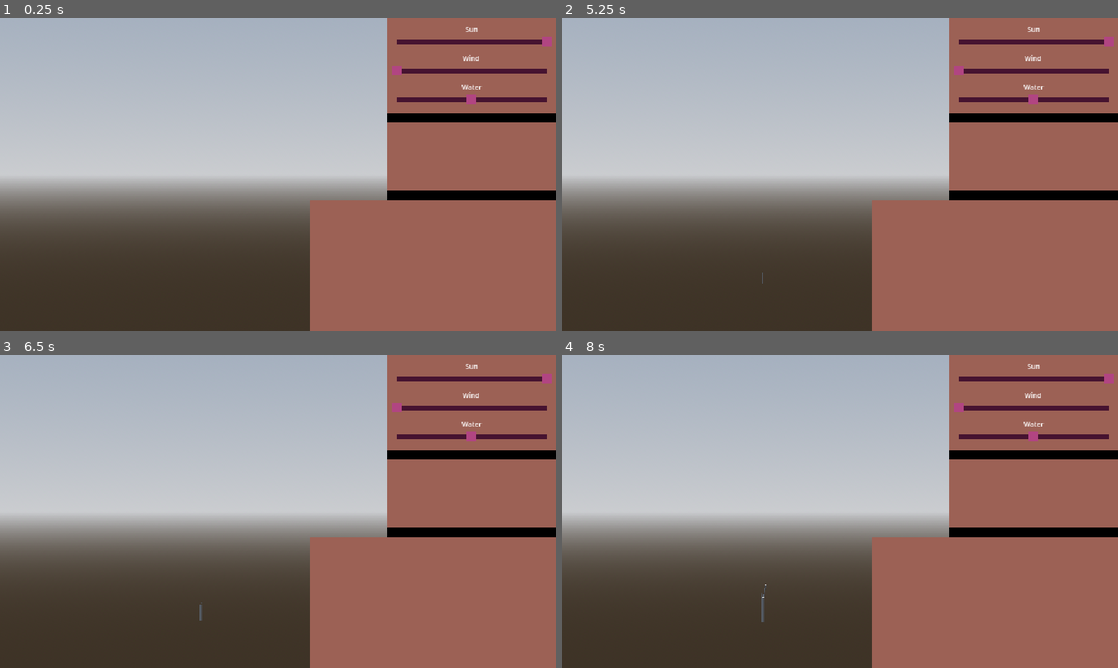
Above: before the commit, frames 1-4 (two rows, left to right).
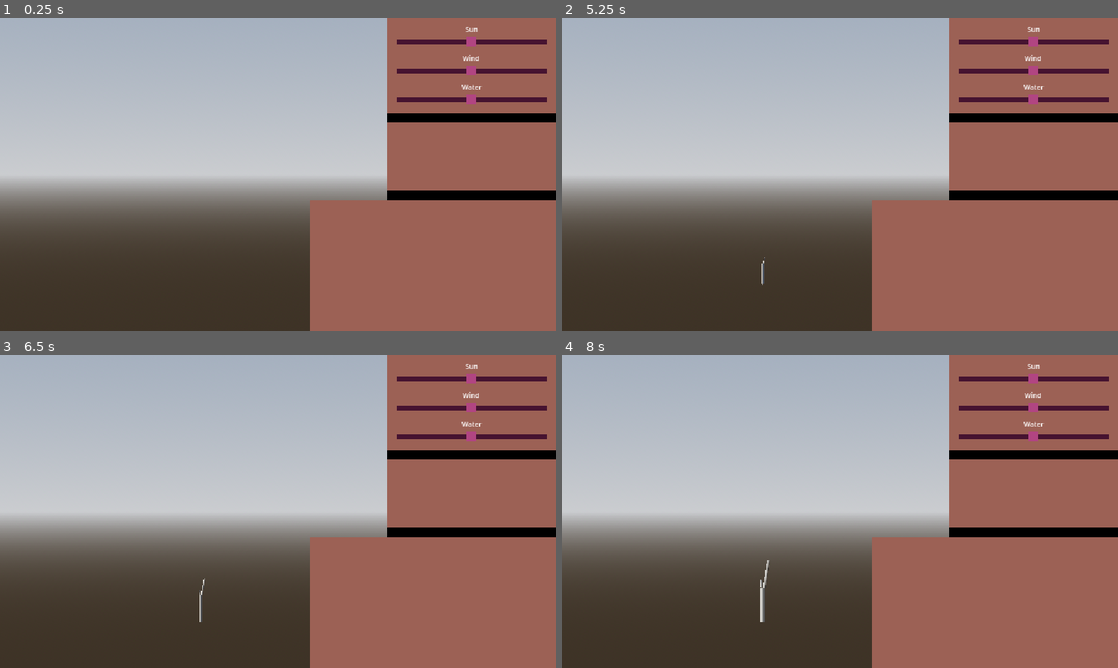
Above: after the commit, the same moments.

Repository: JeppeLindberg/comfy-jam-autumn-2025
Game: Godot game, scene res://scenes/main.tscn
The game is run twice, just before and just after one commit, with the same random seed, the same clock (stepped at 60 frames per second) and the same inputs.
Inputs (mouse positions are in pixels of both pictures, inside the frame that each line leads up to):
- Up to frame 1 (0.25 s): no input
- Up to frame 2 (5.25 s): tap Enter at 0.5, 2, 3.5 s; move the mouse to (1034, 155) at 0.52 s; tap Space at 1.25, 2.75, 4.25 s; move the mouse to (728, 190) at 1.27 s; move the mouse to (895, 105) at 2.02 s; move the mouse to (812, 237) at 2.77 s; move the mouse to (1006, 221) at 3.52 s; move the mouse to (673, 127) at 4.27 s; move the mouse to (867, 174) at 5.02 s
- Up to frame 3 (6.5 s): move the mouse to (194, 433) at 5.77 s
- Up to frame 4 (8 s): move the mouse to (962, 495) at 6.52 s; move the mouse to (728, 527) at 7.27 s

The runs differ from the first frame. In frame 1, 0.2% of the frame differs, in the area x 70-100%, y 6-19%; in frame 2, 0.2%; in frame 3, 0.3%; in frame 4, 0.4%, in the area x 35-100%, y 6-86%.

Commit message:
progress

Diff:
--- a/scenes/main.tscn
+++ b/scenes/main.tscn
@@ -1,12 +1,14 @@
-[gd_scene load_steps=29 format=3 uid="uid://bb7m2rw06emdx"]
+[gd_scene load_steps=38 format=3 uid="uid://bb7m2rw06emdx"]
 
 [ext_resource type="Script" uid="uid://ck78o8i26mlcw" path="res://scripts/tree.gd" id="1_0wfyh"]
 [ext_resource type="Script" uid="uid://ewvq7sqp0mes" path="res://scripts/main.gd" id="1_muem4"]
 [ext_resource type="PackedScene" uid="uid://c4n2e14jc44lm" path="res://prefabs/stump_3.tscn" id="1_o5qli"]
 [ext_resource type="Script" uid="uid://bwk04q8vx3wfd" path="res://scripts/parameters.gd" id="2_dp3eg"]
 [ext_resource type="PackedScene" uid="uid://djo8u7v67c470" path="res://prefabs/stump_1.tscn" id="2_jkv2x"]
+[ext_resource type="Script" uid="uid://cpt3ruiu37ofl" path="res://scripts/daytime_rotator.gd" id="2_y6deb"]
 [ext_resource type="Script" uid="uid://bdy2ugigvwukk" path="res://scripts/stats.gd" id="3_gqmmt"]
 [ext_resource type="PackedScene" uid="uid://cka13oun4dy67" path="res://prefabs/stump_2.tscn" id="3_jbj1t"]
+[ext_resource type="Script" uid="uid://d06mxg3ioqxoq" path="res://scripts/daytime_animation.gd" id="3_og1vs"]
 [ext_resource type="Script" uid="uid://ctjvw4xo7s8ui" path="res://scripts/cards.gd" id="4_yc10j"]
 [ext_resource type="PackedScene" uid="uid://bnt3ngxfcndaw" path="res://prefabs/branch_1.tscn" id="5_muem4"]
 [ext_resource type="PackedScene" uid="uid://coh2ohqj4pdbt" path="res://prefabs/branch_2.tscn" id="6_dp3eg"]
@@ -36,6 +38,111 @@
 sky = SubResource("Sky_muem4")
 tonemap_mode = 2
 
+[sub_resource type="Animation" id="Animation_vxglm"]
+length = 0.001
+tracks/0/type = "value"
+tracks/0/imported = false
+tracks/0/enabled = true
+tracks/0/path = NodePath(".:light_energy")
+tracks/0/interp = 1
+tracks/0/loop_wrap = true
+tracks/0/keys = {
+"times": PackedFloat32Array(0),
+"transitions": PackedFloat32Array(1),
+"update": 0,
+"values": [1.00021]
+}
+tracks/1/type = "value"
+tracks/1/imported = false
+tracks/1/enabled = true
+tracks/1/path = NodePath(".:light_color")
+tracks/1/interp = 1
+tracks/1/loop_wrap = true
+tracks/1/keys = {
+"times": PackedFloat32Array(0),
+"transitions": PackedFloat32Array(1),
+"update": 0,
+"values": [Color(0.886725, 0.843523, 0.758978, 1)]
+}
+
+[sub_resource type="Animation" id="Animation_2wyq8"]
+resource_name = "normal"
+length = 24.0
+loop_mode = 1
+tracks/0/type = "value"
+tracks/0/imported = false
+tracks/0/enabled = true
+tracks/0/path = NodePath(".:light_energy")
+tracks/0/interp = 1
+tracks/0/loop_wrap = true
+tracks/0/keys = {
+"times": PackedFloat32Array(0, 1.8, 9.4, 13.0667, 19.4333),
+"transitions": PackedFloat32Array(-2, -2, -2, -2, -2),
+"update": 0,
+"values": [0.1, 0.1, 1.00021, 1.0, 0.7]
+}
+tracks/1/type = "value"
+tracks/1/imported = false
+tracks/1/enabled = true
+tracks/1/path = NodePath(".:light_color")
+tracks/1/interp = 1
+tracks/1/loop_wrap = true
+tracks/1/keys = {
+"times": PackedFloat32Array(2.09112, 12.9489, 18.3667, 20.4, 23.686),
+"transitions": PackedFloat32Array(-2, -2, -2, -2, -2),
+"update": 0,
+"values": [Color(0.948229, 0.844186, 0.697489, 1), Color(0.886725, 0.843523, 0.758978, 1), Color(0.965103, 0.62643, 0.692171, 1), Color(0.955875, 0.289043, 0.42064, 1), Color(0.0163219, 0.276853, 0.484978, 1)]
+}
+
+[sub_resource type="AnimationLibrary" id="AnimationLibrary_vxglm"]
+_data = {
+&"RESET": SubResource("Animation_vxglm"),
+&"normal": SubResource("Animation_2wyq8")
+}
+
+[sub_resource type="Animation" id="Animation_og1vs"]
+length = 0.001
+tracks/0/type = "value"
+tracks/0/imported = false
+tracks/0/enabled = true
+tracks/0/path = NodePath(".:light_energy")
+tracks/0/interp = 1
+tracks/0/loop_wrap = true
+tracks/0/keys = {
+"times": PackedFloat32Array(0),
+"transitions": PackedFloat32Array(1),
+"update": 0,
+"values": [1.0]
+}
+
+[sub_resource type="Animation" id="Animation_y6deb"]
+resource_name = "normal"
+length = 24.0
+loop_mode = 1
+tracks/0/type = "value"
+tracks/0/imported = false
+tracks/0/enabled = true
+tracks/0/path = NodePath(".:light_energy")
+tracks/0/interp = 2
+tracks/0/loop_wrap = true
+tracks/0/keys = {
+"times": PackedFloat32Array(0.0999999, 8.03333, 16.0333, 23),
+"transitions": PackedFloat32Array(-2, -2, -2, -2),
+"update": 0,
+"values": [1.0, 0.0, -0.388448, 1.0]
+}
+
+[sub_resource type="AnimationLibrary" id="AnimationLibrary_og1vs"]
+_data = {
+&"RESET": SubResource("Animation_og1vs"),
+&"normal": SubResource("Animation_y6deb")
+}
+
+[sub_resource type="Curve" id="Curve_y6deb"]
+_limits = [0.0, 1.0, 0.0, 24.0]
+_data = [Vector2(0, 0.11236), 0.0, 0.0, 0, 0, Vector2(2.7541, 0.191011), 0.0524851, 0.0524851, 0, 0, Vector2(5.80328, 0.573034), 0.21089, 0.21089, 0, 0, Vector2(12, 1), 0.0, 0.0, 0, 0, Vector2(18.1967, 0.662921), -0.185627, -0.185627, 0, 0, Vector2(21.0492, 0.191011), -0.0428371, -0.0428371, 0, 0, Vector2(24, 0.11236), 0.0, 0.0, 0, 0]
+point_count = 7
+
 [sub_resource type="Curve" id="Curve_jkv2x"]
 _data = [Vector2(0, 0), 0.0, 1.4, 0, 0, Vector2(0.292553, 0.651685), 1.1522, 1.1522, 0, 0, Vector2(1, 1), 0.0, 0.0, 0, 0]
 point_count = 3
@@ -45,13 +152,40 @@
 
 [node name="main" type="Node3D"]
 script = ExtResource("1_muem4")
+seconds_per_day = 24.0
+hours = null
 
 [node name="WorldEnvironment" type="WorldEnvironment" parent="."]
 environment = SubResource("Environment_dp3eg")
 
-[node name="DirectionalLight3D" type="DirectionalLight3D" parent="."]
-transform = Transform3D(-0.866023, -0.433016, 0.250001, 0, 0.499998, 0.866027, -0.500003, 0.749999, -0.43301, 0, 0, 0)
+[node name="pivot" type="Node3D" parent="."]
+transform = Transform3D(0.729721, 0.683745, 0, -0.683745, 0.729721, 0, 0, 0, 1, 0, 0, 0)
+
+[node name="directional_light" type="Node3D" parent="pivot"]
+script = ExtResource("2_y6deb")
+
+[node name="sun" type="DirectionalLight3D" parent="pivot/directional_light"]
+transform = Transform3D(-0.272417, 0.210577, -0.938854, -0.960497, -0.117186, 0.252413, -0.0568678, 0.970528, 0.234182, 0, 0, 0)
+light_color = Color(0.886725, 0.843523, 0.758978, 1)
+light_energy = 1.00021
 shadow_enabled = true
+
+[node name="sun" type="AnimationPlayer" parent="pivot/directional_light/sun"]
+libraries = {
+&"": SubResource("AnimationLibrary_vxglm")
+}
+script = ExtResource("3_og1vs")
+
+[node name="moon" type="DirectionalLight3D" parent="pivot/directional_light"]
+transform = Transform3D(-0.225234, 0.2827, 0.932389, -0.439117, 0.824819, -0.356161, -0.869739, -0.489647, -0.0616391, 0, 0, 0)
+light_color = Color(0.0925025, 0.238244, 0.378248, 1)
+shadow_enabled = true
+
+[node name="animation" type="AnimationPlayer" parent="pivot/directional_light/moon"]
+libraries = {
+&"": SubResource("AnimationLibrary_og1vs")
+}
+script = ExtResource("3_og1vs")
 
 [node name="camera" type="Camera3D" parent="."]
 transform = Transform3D(0.996195, 0, -0.0871557, 0, 1, 0, 0.0871557, 0, 0.996195, 0, 5.46399, 44.5492)
@@ -59,11 +193,10 @@
 
 [node name="parameters" type="Node3D" parent="." node_paths=PackedStringArray("sun_ui_parameter", "wind_ui_parameter", "water_ui_parameter")]
 script = ExtResource("2_dp3eg")
-sun = 1.0
-wind = -1.0
 sun_ui_parameter = NodePath("../ui/panel/container/parameter_panel/parameter_container/parameter_sun")
 wind_ui_parameter = NodePath("../ui/panel/container/parameter_panel/parameter_container/parameter_wind")
 water_ui_parameter = NodePath("../ui/panel/container/parameter_panel/parameter_container/parameter_water")
+sun_amount_day_curve = SubResource("Curve_y6deb")
 
 [node name="stats" type="Node3D" parent="." node_paths=PackedStringArray("stats_text")]
 script = ExtResource("3_gqmmt")
--- a/scripts/cards.gd
+++ b/scripts/cards.gd
@@ -4,11 +4,15 @@
 
 @export var cards: Array[PackedScene]
 
+@onready var main = get_node('/root/main')
+
 
 
 func clear_cards():
 	for card in cards_container.get_children():
 		card.queue_free()
+
+	main.time_dialation = 1.0
 
 func cards_available():
 	if len(cards_container.get_children()) > 0:
@@ -24,3 +28,5 @@
 	cards_container.add_child(new_card_1)
 	var new_card_2 = possible_new_cards.pop_front().instantiate()
 	cards_container.add_child(new_card_2)
+
+	main.time_dialation = 0.0
--- /dev/null
+++ b/scripts/daytime_animation.gd
@@ -0,0 +1,12 @@
+extends AnimationPlayer
+
+
+
+@onready var main = get_node('/root/main')
+
+
+func _process(_delta: float) -> void:
+	if current_animation != 'normal':
+		play('normal')
+
+	seek(main.hour_of_day(), true)
--- /dev/null
+++ b/scripts/daytime_rotator.gd
@@ -0,0 +1,14 @@
+extends Node3D
+
+
+
+@onready var main = get_node('/root/main')
+
+var base_rot_z = 0.0
+
+
+func _ready():
+	base_rot_z = rotation_degrees.z
+
+func _process(_delta: float) -> void:
+	rotation_degrees.z = base_rot_z + (main.hour_of_day() / 24.0 * 360)
--- a/scripts/main.gd
+++ b/scripts/main.gd
@@ -1,5 +1,18 @@
 @tool
 extends Node3D
+
+@export var seconds_per_day = 30.0
+
+var time_dialation = 1.0
+
+@export var hours = 0.0
+
+
+func _process(delta: float) -> void:
+	if not Engine.is_editor_hint():
+		hours += delta * 24.0 * time_dialation * (1.0/seconds_per_day)
+		if hours > 24.0:
+			hours -= 24.0
 
 var _result
 
@@ -19,3 +32,9 @@
 			_result.append(child)
 
 		_get_children_in_group_recursive(child, group)
+
+func hour_of_day():
+	var result = hours
+	while (result > 24.0):
+		result -= 24.0
+	return result
--- a/scripts/parameters.gd
+++ b/scripts/parameters.gd
@@ -1,20 +1,31 @@
 extends Node3D
 
 
+@onready var main = get_node('/root/main')
 
 
-
-@export_range(-1.0, 1.0) var sun = 0.0
-@export_range(-1.0, 1.0) var wind = 0.0
-@export_range(-1.0, 1.0) var water = 0.0
+@export_range(-1.0, 1.0) var sun_meter = 0.0
+@export_range(-1.0, 1.0) var wind_meter = 0.0
+@export_range(-1.0, 1.0) var water_meter = 0.0
 
 @export var sun_ui_parameter: Control
 @export var wind_ui_parameter: Control
 @export var water_ui_parameter: Control
 
+@export var sun_amount = 1.0
+@export var wind_amount = 1.0
+@export var water_amount = 1.0
+
+
+@export var sun_amount_day_curve: Curve
+
 
 
 func _process(_delta: float) -> void:
-	sun_ui_parameter.meter = sun
-	wind_ui_parameter.meter = wind
-	water_ui_parameter.meter = water
+	sun_ui_parameter.meter = sun_meter
+	wind_ui_parameter.meter = wind_meter
+	water_ui_parameter.meter = water_meter
+
+	sun_amount = sun_meter * sun_amount_day_curve.sample(main.hour_of_day())
+	wind_amount = wind_meter
+	water_amount = water_meter
--- a/scripts/stats.gd
+++ b/scripts/stats.gd
@@ -1,6 +1,7 @@
 extends Node3D
 
 @onready var parameters = get_node('/root/main/parameters')
+@onready var main = get_node('/root/main')
 
 @export var sun_absorption: int = 0
 @export var wind_resistance: int = 0
@@ -29,13 +30,13 @@
 
 
 func get_growth_factor():
-	var sun_factor_calc = (sun_absorption + 3.0) * inverse_lerp(-1.0, 1.0, parameters.sun)
+	var sun_factor_calc = (sun_absorption + 3.0) * inverse_lerp(-1.0, 1.0, parameters.sun_amount)
 	sun_factor_calc = clampf(sun_factor_calc, 0.0, 10.0)
 
-	var wind_factor_calc = (wind_resistance + 3.0) * inverse_lerp(-1.0, 1.0, parameters.wind)
+	var wind_factor_calc = (wind_resistance + 3.0) * inverse_lerp(-1.0, 1.0, parameters.wind_amount)
 	wind_factor_calc = clampf(wind_factor_calc, 0.0, 10.0)
 
-	var water_factor_calc = (water_absorption + 3.0) * inverse_lerp(-1.0, 1.0, parameters.water)
+	var water_factor_calc = (water_absorption + 3.0) * inverse_lerp(-1.0, 1.0, parameters.water_amount)
 	water_factor_calc = clampf(water_factor_calc, 0.0, 10.0)
 
-	return clampf((sun_factor_calc + wind_factor_calc + water_factor_calc) / 9.0, 0.0, 10.0)
+	return main.time_dialation * clampf((sun_factor_calc + wind_factor_calc + water_factor_calc) / 9.0, 0.0, 10.0)
--- a/scripts/tree.gd
+++ b/scripts/tree.gd
@@ -1,8 +1,8 @@
 @tool
 extends Node3D
 
-@onready var cards = get_node('/root/main/cards')
-@onready var stats = get_node('/root/main/stats')
+var cards
+var stats
 
 @export var main: Node3D
 
@@ -17,16 +17,21 @@
 var prev_growth = 0.0
 
 @export var secs_to_full_grown = 13.0
+@export var stop_growing_at_hour = 20.0
 
 
 func _ready():
 	add_to_group('tree', true)
 
 	if not Engine.is_editor_hint():
+		cards = get_node('/root/main/cards')
+		stats = get_node('/root/main/stats')
+
 		restart()
 
 func restart():
-	growth = 0.0
+	growth = 0.05
+	main.hours = 0.0
 
 	recreate()
 
@@ -107,7 +112,9 @@
 		if growth > 1.0:
 			growth = 1.0
 
-	if prev_growth != growth:
+	if (not Engine.is_editor_hint()) and (main.hour_of_day() >= stop_growing_at_hour):
+		_done_growing()
+	elif prev_growth != growth:
 		_update_growth()
 	elif growth > 0.01:
 		_done_growing()
Not shown, added: scripts/daytime_animation.gd.uid
Not shown, added: scripts/daytime_rotator.gd.uid
